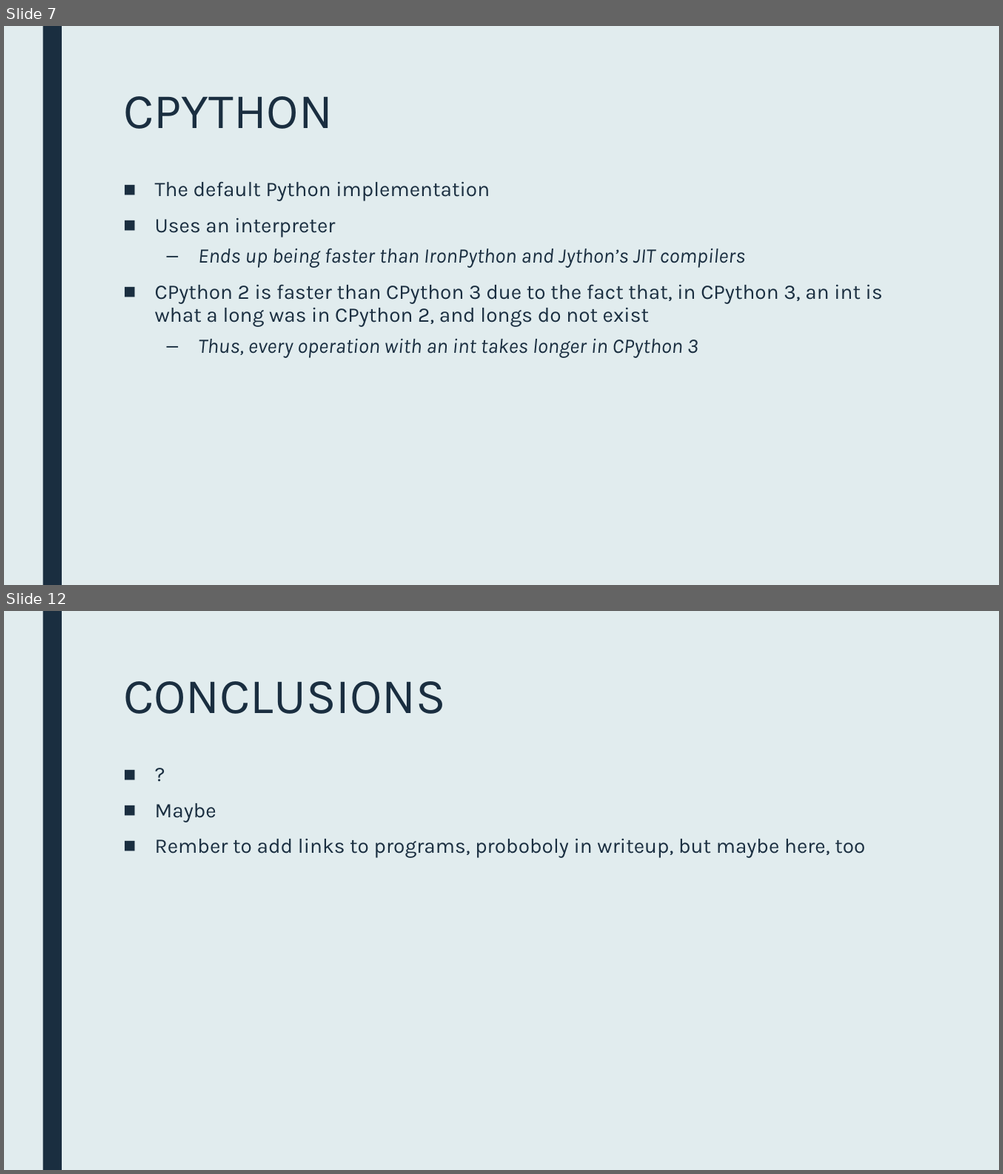
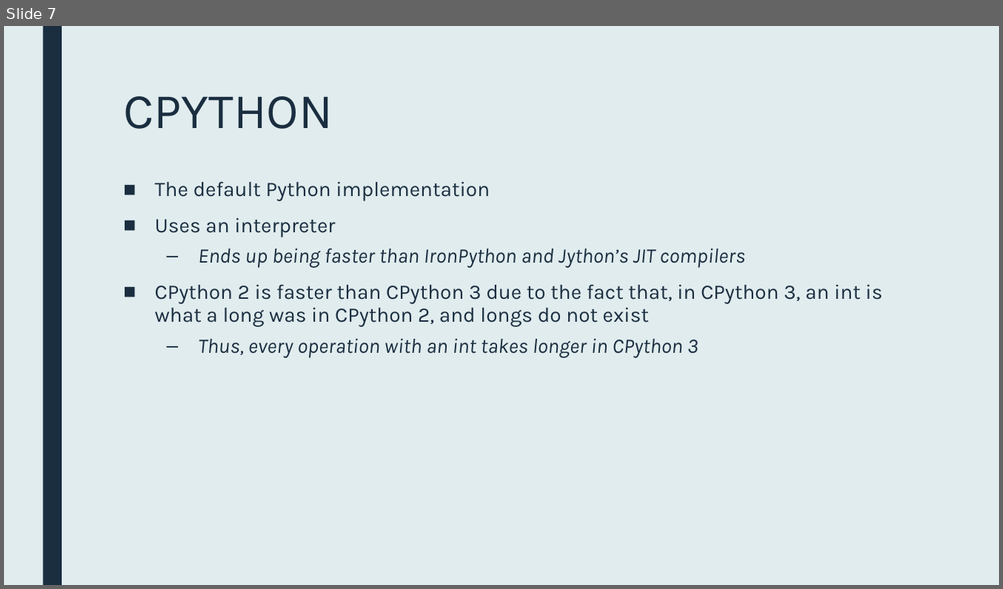
Before and after one commit to gehrigweber/python-comparison, a slide deck: Presentation.pptx. Shown one above the other, each under a label of ours: slides 7 and 12 before the commit, slide 7 after it; the slides between them are not shown. The pictures are 1003x1174 and 1003x589 pixels, drawn with LibreOffice and Linux fonts; fonts in the diff are those of the drawing. Boxes give left, top, right and bottom in pixels: in the first picture for what was removed or moved away, otherwise in the second. Text is boxed around its words. In the diff, an @@ line names an element or a change of style, - is before the commit and + after.

Commit message:
GW: Finished slides and writeup

```diff
--- a/Presentation.pptx
+++ b/Presentation.pptx
@@ slide 12 removed at (x1=4, y1=611, x2=999, y2=1170), background #E1ECEE; not listed: 1 template element that a slide beside it also shows @@
@@ title removed at (x1=123, y1=681, x2=446, y2=714) @@
-CONCLUSIONS
@@ text removed at (x1=155, y1=803, x2=865, y2=858) @@
-■ ?
-■ Maybe
-■ Rember to add links to programs, proboboly in writeup, but maybe here, too
```
Also in this commit, not shown: 2 slides changed, 8 slides added, 3 other slides removed, 1 other file.
